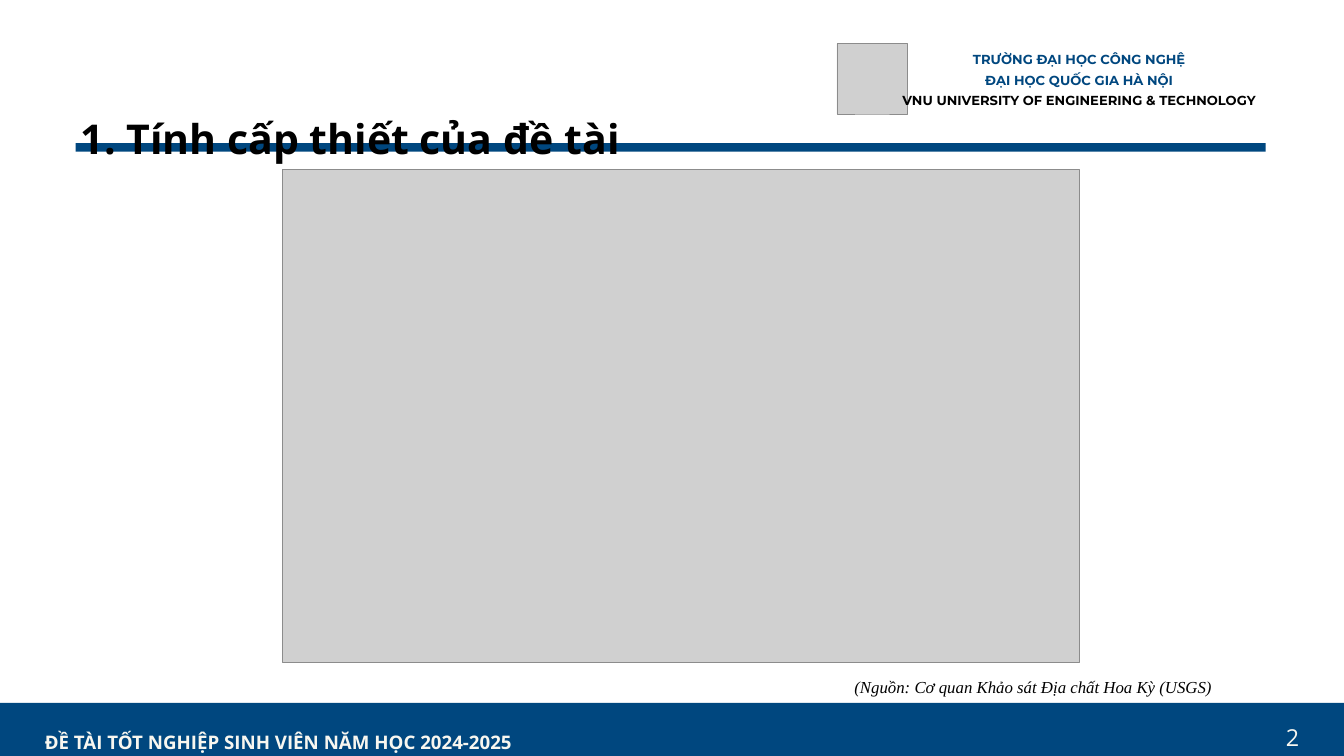
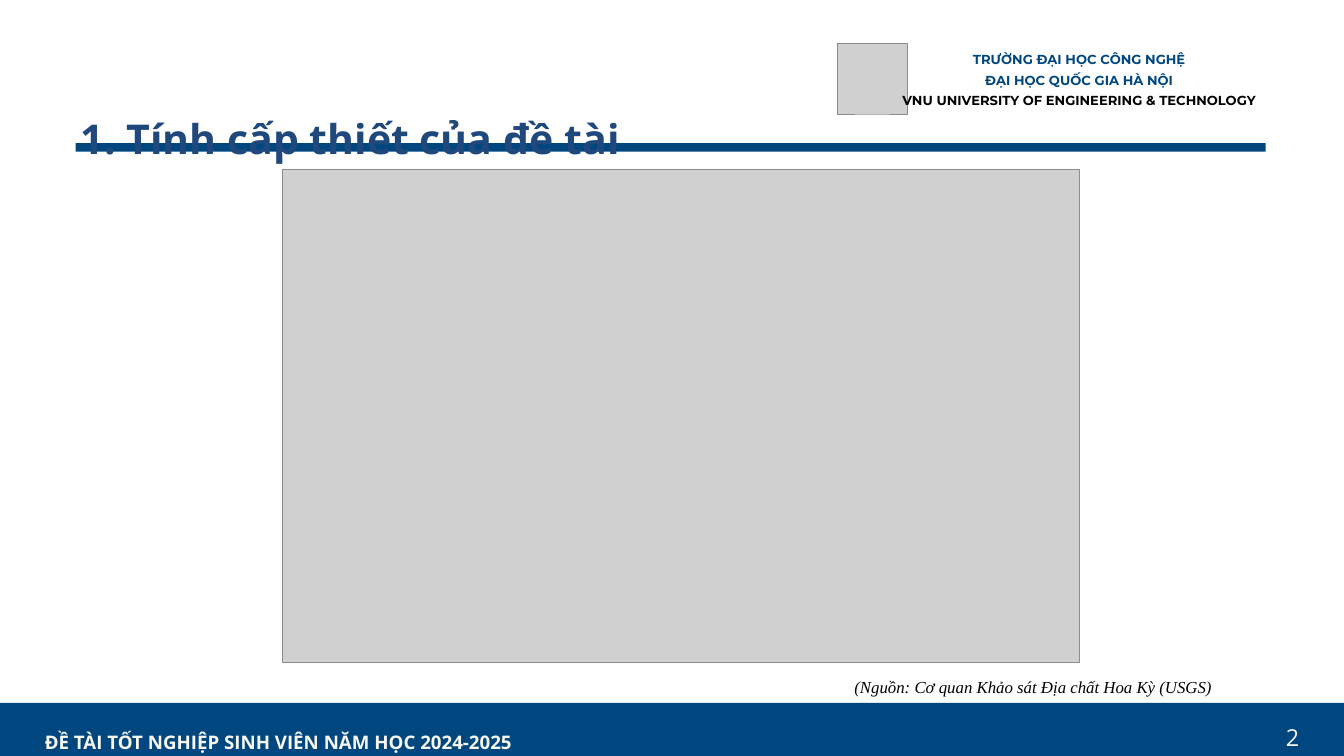
Before and after one commit to nnthai167/KLTN, a slide deck: slide 6 of PPT_KHOA LUẬN.pptx (slide 7 before the commit). Drawn at 1344x756 pixels with LibreOffice and Linux fonts; fonts in the diff are those of the drawing; grey boxes stand for pictures. Boxes give left, top, right and bottom in pixels: in the first picture for what was removed or moved away, otherwise in the second. Text is boxed around its words. In the diff, an @@ line names an element or a change of style, - is before the commit and + after.

```diff
--- a/PPT_KHOA LUẬN.pptx
+++ b/PPT_KHOA LUẬN.pptx
@@ text "1. Tính cấp thiết của ..." at bbox=[81, 120, 620, 164]: text colour #000000 to #1F497D @@
```
Also in this commit, not shown: 12 other slides changed, 1 slide removed, 13 other files.
